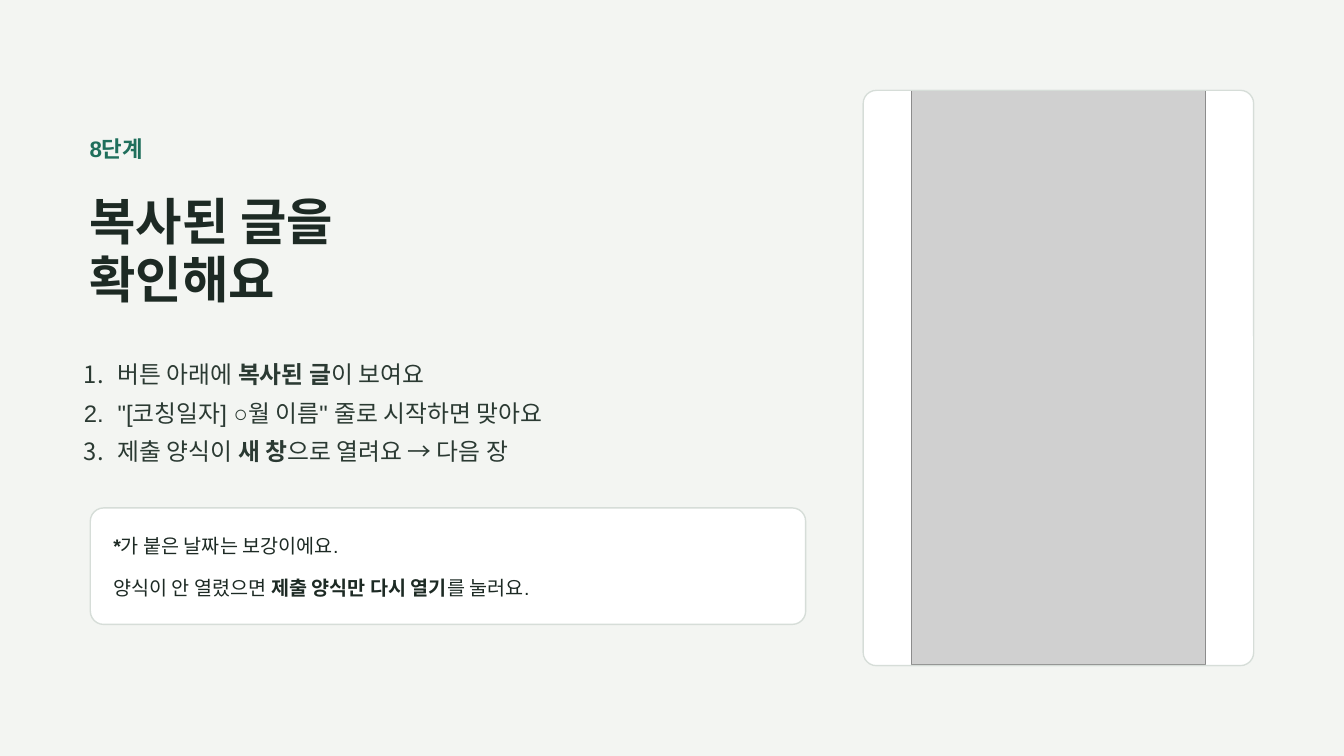
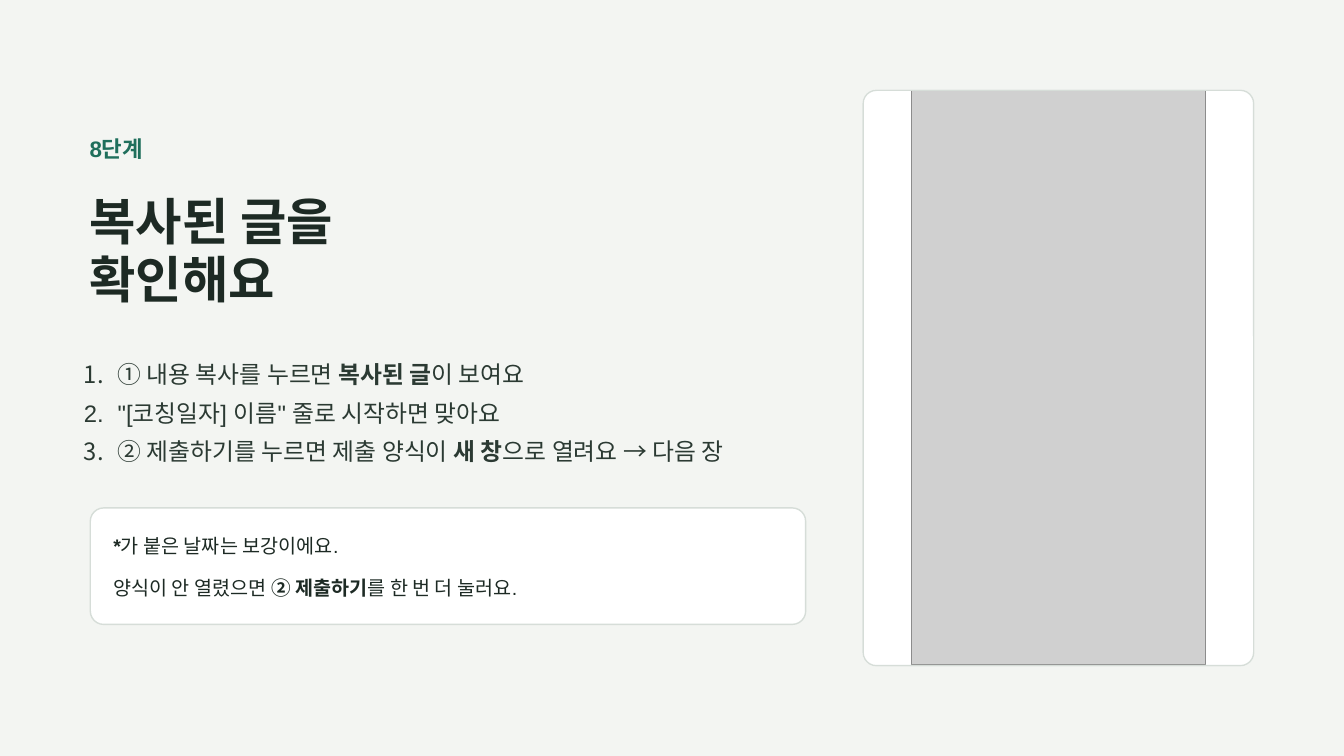
Before and after one commit to rkdhssnfl/maple-river-48, a slide deck: slide 12 of guide.pptx. Drawn at 1344x756 pixels with LibreOffice and Linux fonts; fonts in the diff are those of the drawing; grey boxes stand for pictures. Boxes give left, top, right and bottom in pixels: in the first picture for what was removed or moved away, otherwise in the second. Text is boxed around its words. In the diff, an @@ line names an element or a change of style, - is before the commit and + after.

```diff
--- a/guide.pptx
+++ b/guide.pptx
@@ text at <box>118,363,723,462</box>: text changed @@
-1. 버튼 아래에 복사된 글이 보여요
-2. "[코칭일자] ○월 이름" 줄로 시작하면 맞아요
-3. 제출 양식이 새 창으로 열려요 → 다음 장
+1. ① 내용 복사를 누르면 복사된 글이 보여요
+2. "[코칭일자] 이름" 줄로 시작하면 맞아요
+3. ② 제출하기를 누르면 제출 양식이 새 창으로 열려요 → 다음 장
@@ text at <box>113,578,517,597</box>: text changed @@
-양식이 안 열렸으면 제출 양식만 다시 열기를 눌러요.
+양식이 안 열렸으면 ② 제출하기를 한 번 더 눌러요.
```
Also in this commit, not shown: 8 other slides changed, 27 other files.
